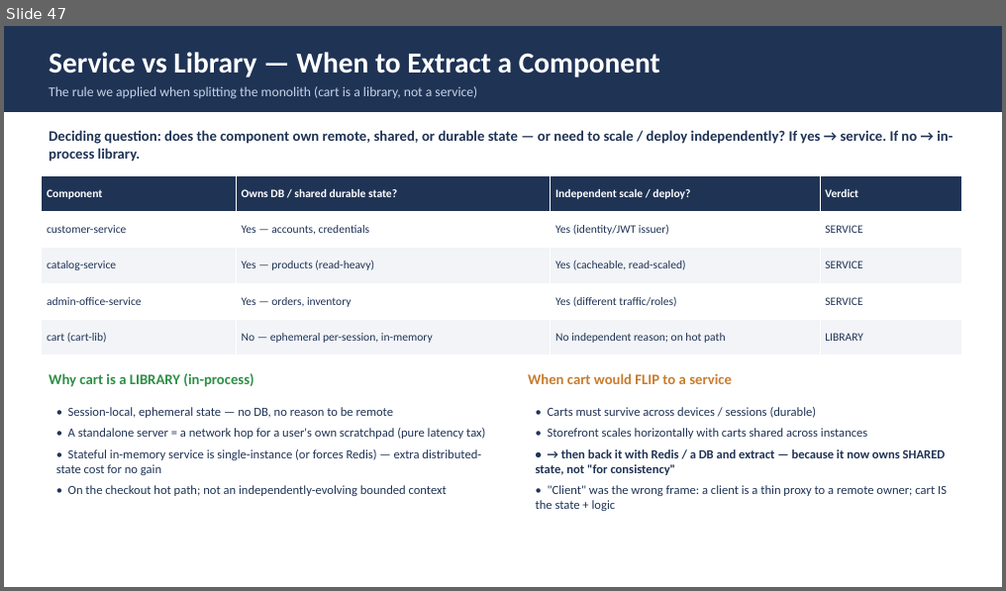
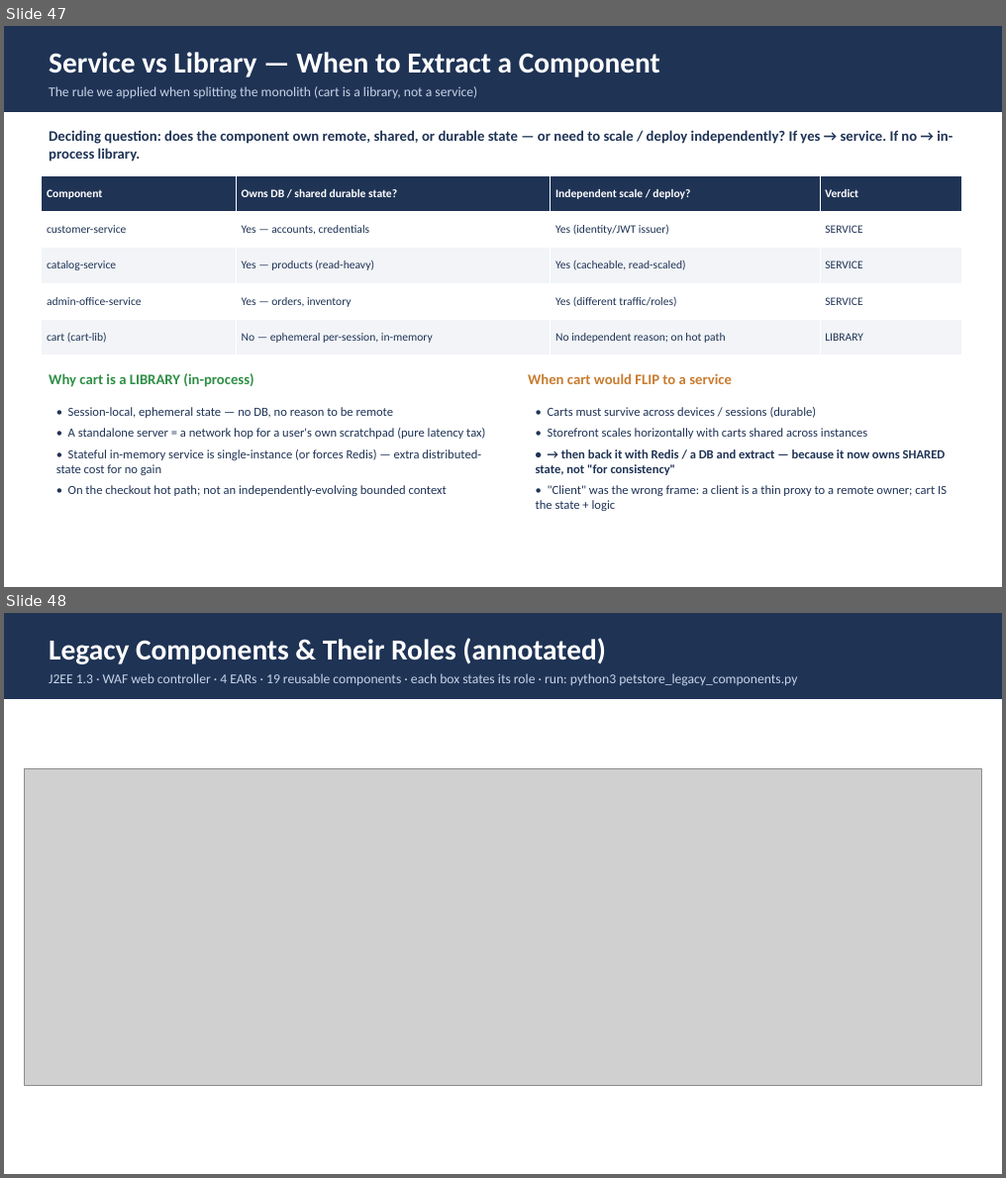
Before and after one commit to Vishak-94/pet-store, a slide deck: docs/PetStore_Architecture_LLD.pptx. Shown one above the other, each under a label of ours: slide 47 before the commit, slides 47 and 48 after it. The pictures are 1006x591 and 1006x1178 pixels, drawn with LibreOffice and Linux fonts; fonts in the diff are those of the drawing; grey boxes stand for pictures. Boxes give left, top, right and bottom in pixels: in the first picture for what was removed or moved away, otherwise in the second. Text is boxed around its words. In the diff, an @@ line names an element or a change of style, - is before the commit and + after.

Commit message:
Add annotated legacy component/role diagram + PPT slide (50 slides)

```diff
--- a/docs/PetStore_Architecture_LLD.pptx
+++ b/docs/PetStore_Architecture_LLD.pptx
@@ slide 48 added at [4,613,1002,1174], background #FFFFFF @@
@@ rectangle added at [4,613,1002,699], fill #1F3355 @@
@@ text added at [49,638,606,664], 28 pt, text #FFFFFF, bold @@
+Legacy Components & Their Roles (annotated)
@@ text added at [49,673,797,686], 13 pt, text #C5D3E6 @@
+J2EE 1.3 · WAF web controller · 4 EARs · 19 reusable components · each box states its role · run: python3 petstore_legacy_components.py
@@ picture added at [24,769,982,1086] @@
```
Also in this commit, not shown: 4 other files.
